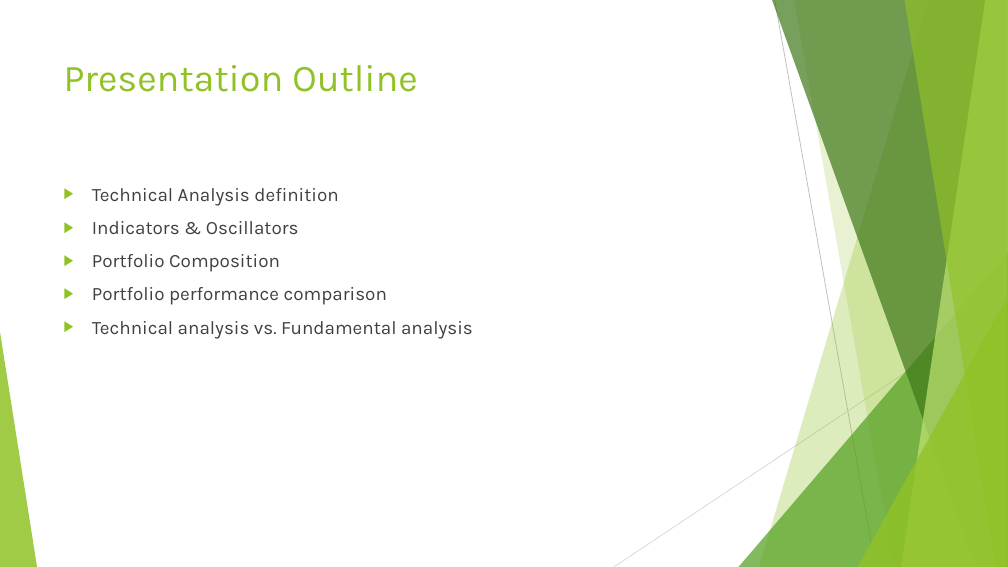
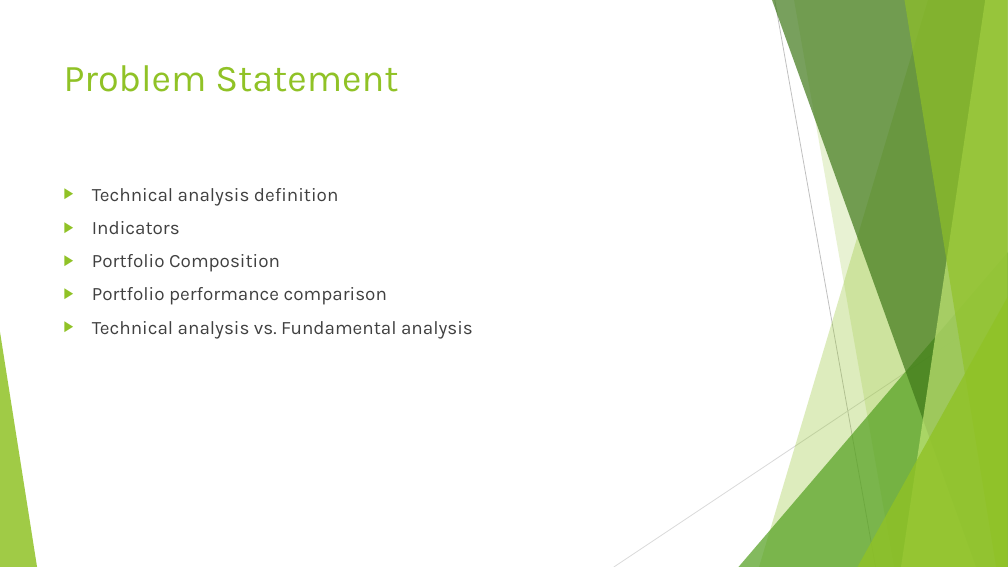
Before and after one commit to Charmendar/ComputeFinance_Presnstation, a slide deck: slide 2 of Technical Analysis-comparison.pptx. Drawn at 1008x567 pixels with LibreOffice and Linux fonts; fonts in the diff are those of the drawing. Boxes give left, top, right and bottom in pixels: in the first picture for what was removed or moved away, otherwise in the second. Text is boxed around its words. In the diff, an @@ line names an element or a change of style, - is before the commit and + after.

```diff
--- a/Technical Analysis-comparison.pptx
+++ b/Technical Analysis-comparison.pptx
@@ title at [64, 65, 398, 92]: text changed @@
-Presentation Outline
+Problem Statement
@@ text at [92, 188, 338, 234]: text changed @@
-▶ Technical Analysis definition
-▶ Indicators & Oscillators
+▶ Technical analysis definition
+▶ Indicators
```
Also in this commit, not shown: 5 other slides changed, 2 slides added, 1 slide removed.
